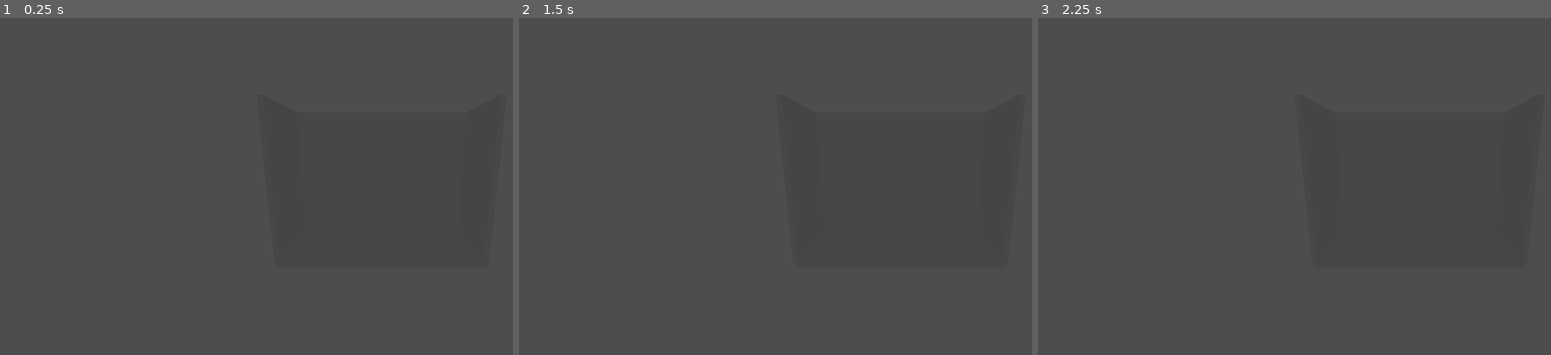
Above: before the commit, frames 1-3 (left to right).
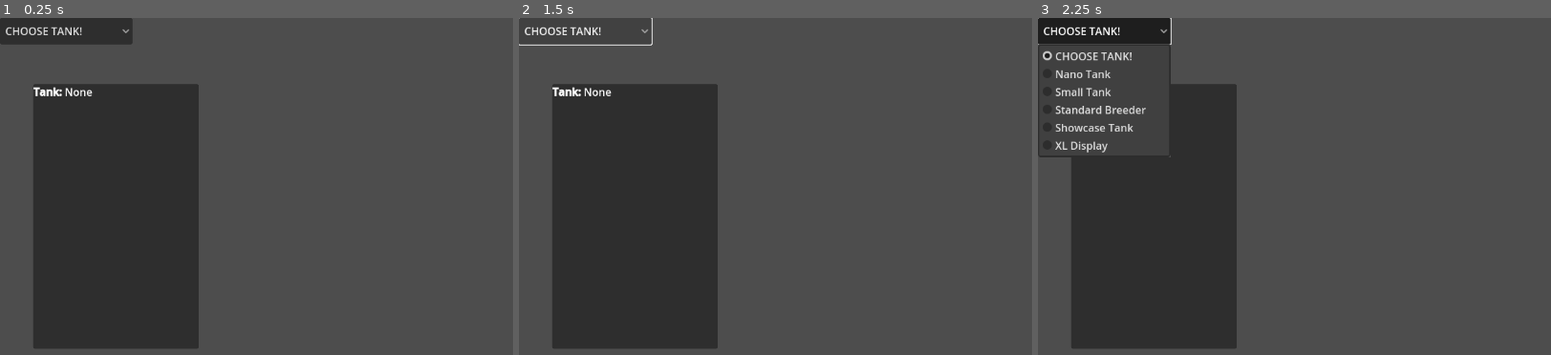
Above: after the commit, the same moments.

Repository: jac192133/Ecobana
Game: Godot game, scene res://scenes/MainScene.tscn
Same seed, same stepped clock (60 frames per second), same inputs: the game is played once before the commit and once after it. Before the commit the project starts from res://scenes/tank.tscn.
Inputs (mouse positions are in pixels of both pictures, inside the frame that each line leads up to):
- Up to frame 1 (0.25 s): no input
- Up to frame 2 (1.5 s): click (585, 31) at 0.5 s, where only the run after the commit has a clickable "CHOOSE TANK!"; click (585, 31) at 1.25 s, where only the run after the commit has a clickable "CHOOSE TANK!"
- Up to frame 3 (2.25 s): click (1104, 31) at 2 s, where only the run after the commit has a clickable "CHOOSE TANK!"

The runs differ from the first frame. In frame 1, 27% of the frame differs, in the area x 0-39%, y 0-99%; in frame 2, 26%; in frame 3, 24%.

Commit message:
added ui, restructured scenes, now just to bring the tank back...

Diff:
--- a/ecobana3d/materials/glass_material.tres
+++ b/ecobana3d/materials/glass_material.tres
@@ -2,7 +2,7 @@
 
 [resource]
 transparency = 1
-albedo_color = Color(0.627451, 0.85098, 1, 0.0980392)
+albedo_color = Color(0.627451, 0.85098, 1, 0)
 metallic = 0.2
 roughness = 0.05
 anisotropy_enabled = true
--- a/ecobana3d/project.godot
+++ b/ecobana3d/project.godot
@@ -11,6 +11,6 @@
 [application]
 
 config/name="ecobana3d"
-run/main_scene="res://scenes/tank.tscn"
+run/main_scene="res://scenes/MainScene.tscn"
 config/features=PackedStringArray("4.3", "Forward Plus")
 config/icon="res://icon.svg"
--- /dev/null
+++ b/ecobana3d/scenes/MainScene.tscn
@@ -0,0 +1,107 @@
+[gd_scene load_steps=13 format=3 uid="uid://daqf1if0nuwfp"]
+
+[ext_resource type="Script" path="res://scripts/tank.gd" id="1_qcakn"]
+[ext_resource type="Material" uid="uid://th7jiugef1j" path="res://materials/glass_material.tres" id="2_jahjc"]
+
+[sub_resource type="BoxMesh" id="BoxMesh_gcgpa"]
+
+[sub_resource type="BoxMesh" id="BoxMesh_eql4w"]
+
+[sub_resource type="BoxMesh" id="BoxMesh_nr7i2"]
+
+[sub_resource type="BoxMesh" id="BoxMesh_vnkif"]
+
+[sub_resource type="BoxMesh" id="BoxMesh_woikx"]
+
+[sub_resource type="BoxShape3D" id="BoxShape3D_47sri"]
+
+[sub_resource type="BoxShape3D" id="BoxShape3D_smlwp"]
+
+[sub_resource type="BoxShape3D" id="BoxShape3D_pa4tk"]
+
+[sub_resource type="BoxShape3D" id="BoxShape3D_j5e2t"]
+
+[sub_resource type="BoxShape3D" id="BoxShape3D_e0vwg"]
+
+[node name="MainScene" type="Node3D"]
+
+[node name="Tank" type="Node3D" parent="."]
+script = ExtResource("1_qcakn")
+
+[node name="BackPanel" type="MeshInstance3D" parent="Tank"]
+transform = Transform3D(2, 0, 0, 0, 1.5, 0, 0, 0, 0.05, 0, 0.75, -0.5)
+mesh = SubResource("BoxMesh_gcgpa")
+surface_material_override/0 = ExtResource("2_jahjc")
+
+[node name="LeftPanel" type="MeshInstance3D" parent="Tank"]
+transform = Transform3D(0.05, 0, 0, 0, 1.5, 0, 0, 0, 1, -1, 0.75, 0)
+mesh = SubResource("BoxMesh_eql4w")
+surface_material_override/0 = ExtResource("2_jahjc")
+
+[node name="RightPanel" type="MeshInstance3D" parent="Tank"]
+transform = Transform3D(0.05, 0, 0, 0, 1.5, 0, 0, 0, 1, 1, 0.75, 0)
+mesh = SubResource("BoxMesh_nr7i2")
+surface_material_override/0 = ExtResource("2_jahjc")
+
+[node name="BottomPanel" type="MeshInstance3D" parent="Tank"]
+transform = Transform3D(2, 0, 0, 0, 0.05, 0, 0, 0, 1, 0, 0, 0)
+mesh = SubResource("BoxMesh_vnkif")
+surface_material_override/0 = ExtResource("2_jahjc")
+
+[node name="FrontPanel" type="MeshInstance3D" parent="Tank"]
+transform = Transform3D(2, 0, 0, 0, 1.5, 0, 0, 0, 0.05, 0, 0.75, 0.5)
+visible = false
+mesh = SubResource("BoxMesh_woikx")
+surface_material_override/0 = ExtResource("2_jahjc")
+
+[node name="TankCollision" type="StaticBody3D" parent="Tank"]
+
+[node name="BackCollision" type="CollisionShape3D" parent="Tank/TankCollision"]
+shape = SubResource("BoxShape3D_47sri")
+
+[node name="LeftCollision" type="CollisionShape3D" parent="Tank/TankCollision"]
+shape = SubResource("BoxShape3D_smlwp")
+
+[node name="RightCollision" type="CollisionShape3D" parent="Tank/TankCollision"]
+shape = SubResource("BoxShape3D_pa4tk")
+
+[node name="BottomCollision" type="CollisionShape3D" parent="Tank/TankCollision"]
+shape = SubResource("BoxShape3D_j5e2t")
+
+[node name="FrontCollision" type="CollisionShape3D" parent="Tank/TankCollision"]
+shape = SubResource("BoxShape3D_e0vwg")
+
+[node name="DirectionalLight3D" type="DirectionalLight3D" parent="Tank"]
+transform = Transform3D(1, 0, 0, 0, 0.707107, 0.707107, 0, -0.707107, 0.707107, 0, 0, 0)
+
+[node name="UI" type="Control" parent="."]
+layout_mode = 3
+anchors_preset = 0
+offset_right = 40.0
+offset_bottom = 40.0
+
+[node name="TankSizeSelector" type="OptionButton" parent="UI"]
+layout_mode = 1
+anchors_preset = -1
+anchor_right = 1.0
+offset_right = 160.0
+offset_bottom = 40.0
+grow_horizontal = 2
+allow_reselect = true
+
+[node name="DescriptionBox" type="PanelContainer" parent="UI"]
+layout_mode = 1
+offset_left = 50.0
+offset_top = 100.0
+offset_right = 300.0
+offset_bottom = 500.0
+
+[node name="TankSizeLabel" type="RichTextLabel" parent="UI/DescriptionBox"]
+layout_mode = 2
+bbcode_enabled = true
+text = "[b]Tank:[/b] None"
+fit_content = true
+
+[node name="Camera3D" type="Camera3D" parent="."]
+transform = Transform3D(1, 0, 0, 0, 1, 0, 0, 0, 1, 0, 15, -100)
+current = true
--- a/ecobana3d/scenes/tank.tscn
+++ /dev/null
@@ -1,77 +0,0 @@
-[gd_scene load_steps=13 format=3 uid="uid://cnhhyoj4lw6wg"]
-
-[ext_resource type="Script" path="res://scripts/tank.gd" id="1_heloy"]
-[ext_resource type="Material" uid="uid://th7jiugef1j" path="res://materials/glass_material.tres" id="2_7e7gy"]
-
-[sub_resource type="BoxMesh" id="BoxMesh_gcgpa"]
-
-[sub_resource type="BoxMesh" id="BoxMesh_eql4w"]
-
-[sub_resource type="BoxMesh" id="BoxMesh_nr7i2"]
-
-[sub_resource type="BoxMesh" id="BoxMesh_vnkif"]
-
-[sub_resource type="BoxMesh" id="BoxMesh_woikx"]
-
-[sub_resource type="BoxShape3D" id="BoxShape3D_47sri"]
-
-[sub_resource type="BoxShape3D" id="BoxShape3D_smlwp"]
-
-[sub_resource type="BoxShape3D" id="BoxShape3D_pa4tk"]
-
-[sub_resource type="BoxShape3D" id="BoxShape3D_j5e2t"]
-
-[sub_resource type="BoxShape3D" id="BoxShape3D_e0vwg"]
-
-[node name="Tank" type="Node3D"]
-script = ExtResource("1_heloy")
-
-[node name="BackPanel" type="MeshInstance3D" parent="."]
-transform = Transform3D(2, 0, 0, 0, 1.5, 0, 0, 0, 0.05, 0, 0.75, -0.5)
-mesh = SubResource("BoxMesh_gcgpa")
-surface_material_override/0 = ExtResource("2_7e7gy")
-
-[node name="LeftPanel" type="MeshInstance3D" parent="."]
-transform = Transform3D(0.05, 0, 0, 0, 1.5, 0, 0, 0, 1, -1, 0.75, 0)
-mesh = SubResource("BoxMesh_eql4w")
-surface_material_override/0 = ExtResource("2_7e7gy")
-
-[node name="RightPanel" type="MeshInstance3D" parent="."]
-transform = Transform3D(0.05, 0, 0, 0, 1.5, 0, 0, 0, 1, 1, 0.75, 0)
-mesh = SubResource("BoxMesh_nr7i2")
-surface_material_override/0 = ExtResource("2_7e7gy")
-
-[node name="BottomPanel" type="MeshInstance3D" parent="."]
-transform = Transform3D(2, 0, 0, 0, 0.05, 0, 0, 0, 1, 0, 0, 0)
-mesh = SubResource("BoxMesh_vnkif")
-surface_material_override/0 = ExtResource("2_7e7gy")
-
-[node name="FrontPanel" type="MeshInstance3D" parent="."]
-transform = Transform3D(2, 0, 0, 0, 1.5, 0, 0, 0, 0.05, 0, 0.75, 0.5)
-visible = false
-mesh = SubResource("BoxMesh_woikx")
-surface_material_override/0 = ExtResource("2_7e7gy")
-
-[node name="TankCollision" type="StaticBody3D" parent="."]
-
-[node name="BackCollision" type="CollisionShape3D" parent="TankCollision"]
-shape = SubResource("BoxShape3D_47sri")
-
-[node name="LeftCollision" type="CollisionShape3D" parent="TankCollision"]
-shape = SubResource("BoxShape3D_smlwp")
-
-[node name="RightCollision" type="CollisionShape3D" parent="TankCollision"]
-shape = SubResource("BoxShape3D_pa4tk")
-
-[node name="BottomCollision" type="CollisionShape3D" parent="TankCollision"]
-shape = SubResource("BoxShape3D_j5e2t")
-
-[node name="FrontCollision" type="CollisionShape3D" parent="TankCollision"]
-shape = SubResource("BoxShape3D_e0vwg")
-
-[node name="Camera3D" type="Camera3D" parent="."]
-transform = Transform3D(1, 0, 0, 0, 0.965926, 0.258819, 0, -0.258819, 0.965926, 0, 1, 3)
-current = true
-
-[node name="DirectionalLight3D" type="DirectionalLight3D" parent="."]
-transform = Transform3D(1, 0, 0, 0, 0.707107, 0.707107, 0, -0.707107, 0.707107, 0, 0, 0)
--- a/ecobana3d/scripts/tank.gd
+++ b/ecobana3d/scripts/tank.gd
@@ -1,34 +1,102 @@
 extends Node3D
 
-@export var width: float = 2.0
-@export var height: float = 1.5
-@export var depth: float = 1.0
+@export var width: float = 90.0  # Default to Standard Breeder
+@export var height: float = 45.0
+@export var depth: float = 40.0
+
+var tank_sizes = {
+	"Nano Tank": Vector3(30.0, 25.0, 25.0),
+	"Small Tank": Vector3(45.0, 40.0, 30.0),
+	"Standard Breeder": Vector3(90.0, 45.0, 40.0),
+	"Showcase Tank": Vector3(120.0, 60.0, 50.0),
+	"XL Display": Vector3(150.0, 60.0, 60.0)
+}
 
 func _ready():
+	var main_scene = get_parent()
+
+	if main_scene and main_scene.has_node("UI/TankSizeSelector") and main_scene.has_node("UI/DescriptionBox/TankSizeLabel"):
+		var selector = main_scene.get_node("UI/TankSizeSelector")
+		var tank_label = main_scene.get_node("UI/DescriptionBox/TankSizeLabel")
+
+		if selector:
+			selector.clear()
+			selector.add_item("CHOOSE TANK!")  # Default option
+			for tank_name in tank_sizes.keys():
+				selector.add_item(tank_name)  # Add each tank size
+			selector.select(0)  # Default to "CHOOSE TANK!"
+			selector.item_selected.connect(_on_tank_size_selected)
+
+		if tank_label:
+			tank_label.clear()
+			tank_label.append_text("[b]Tank:[/b] None")  # Default text
+
+	# Ensure a default size is set in case the dropdown hasn't been used
+	width = 90.0  # Default to Standard Breeder
+	height = 45.0
+	depth = 40.0
+	update_panels()  # Ensure panels resize correctly
+
+	# Debugging: Check if panels exist
+	print("Checking Tank Panels:")
+	print("BackPanel Exists:", has_node("BackPanel"))
+	print("LeftPanel Exists:", has_node("LeftPanel"))
+	print("RightPanel Exists:", has_node("RightPanel"))
+	print("BottomPanel Exists:", has_node("BottomPanel"))
+
+func _on_tank_size_selected(index):
+	var main_scene = get_parent()
+
+	if main_scene and main_scene.has_node("UI/TankSizeSelector") and main_scene.has_node("UI/DescriptionBox/TankSizeLabel"):
+		var selector = main_scene.get_node("UI/TankSizeSelector")
+		var tank_label = main_scene.get_node("UI/DescriptionBox/TankSizeLabel")
+
+		if selector:
+			var selected_name = selector.get_item_text(index)
+			print("Selected Tank:", selected_name)  # Debugging Output
+
+			if selected_name == "CHOOSE TANK!":
+				print("Resetting to None")
+				tank_label.clear()
+				tank_label.append_text("[b]Tank:[/b] None")  # Reset if "CHOOSE TANK!" is selected
+				return
+
+			if selected_name in tank_sizes:
+				print("Updating Tank Label!")
+				var new_size = tank_sizes[selected_name]
+				set_tank_size(new_size.x, new_size.y, new_size.z)
+
+				if tank_label:
+					tank_label.clear()
+					tank_label.append_text("[b]Tank:[/b] " + selected_name)  # Update UI
+					print("Tank Label Updated!")  # Debugging Output
+
+func set_tank_size(new_width, new_height, new_depth):
+	width = new_width
+	height = new_height
+	depth = new_depth
 	update_panels()
 
 func update_panels():
-	# BackPanel
+	print("Updating Tank Panels...")
 	if has_node("BackPanel"):
 		$BackPanel.transform.origin = Vector3(0, height / 2, -depth / 2)
-		$BackPanel.transform.basis = Basis().scaled(Vector3(width, height, 0.05))
+		if $BackPanel.mesh is BoxMesh:
+			$BackPanel.mesh.size = Vector3(width, height, 0.05)
 
-	# LeftPanel
 	if has_node("LeftPanel"):
 		$LeftPanel.transform.origin = Vector3(-width / 2, height / 2, 0)
-		$LeftPanel.transform.basis = Basis().scaled(Vector3(0.05, height, depth))
+		if $LeftPanel.mesh is BoxMesh:
+			$LeftPanel.mesh.size = Vector3(0.05, height, depth)
 
-	# RightPanel
 	if has_node("RightPanel"):
 		$RightPanel.transform.origin = Vector3(width / 2, height / 2, 0)
-		$RightPanel.transform.basis = Basis().scaled(Vector3(0.05, height, depth))
+		if $RightPanel.mesh is BoxMesh:
+			$RightPanel.mesh.size = Vector3(0.05, height, depth)
 
-	# BottomPanel
 	if has_node("BottomPanel"):
 		$BottomPanel.transform.origin = Vector3(0, 0, 0)
-		$BottomPanel.transform.basis = Basis().scaled(Vector3(width, 0.05, depth))
+		if $BottomPanel.mesh is BoxMesh:
+			$BottomPanel.mesh.size = Vector3(width, 0.05, depth)
 
-	# FrontPanel
-	if has_node("FrontPanel"):
-		$FrontPanel.transform.origin = Vector3(0, height / 2, depth / 2)
-		$FrontPanel.transform.basis = Basis().scaled(Vector3(width, height, 0.05))
+	print("Tank Panels Updated!")
